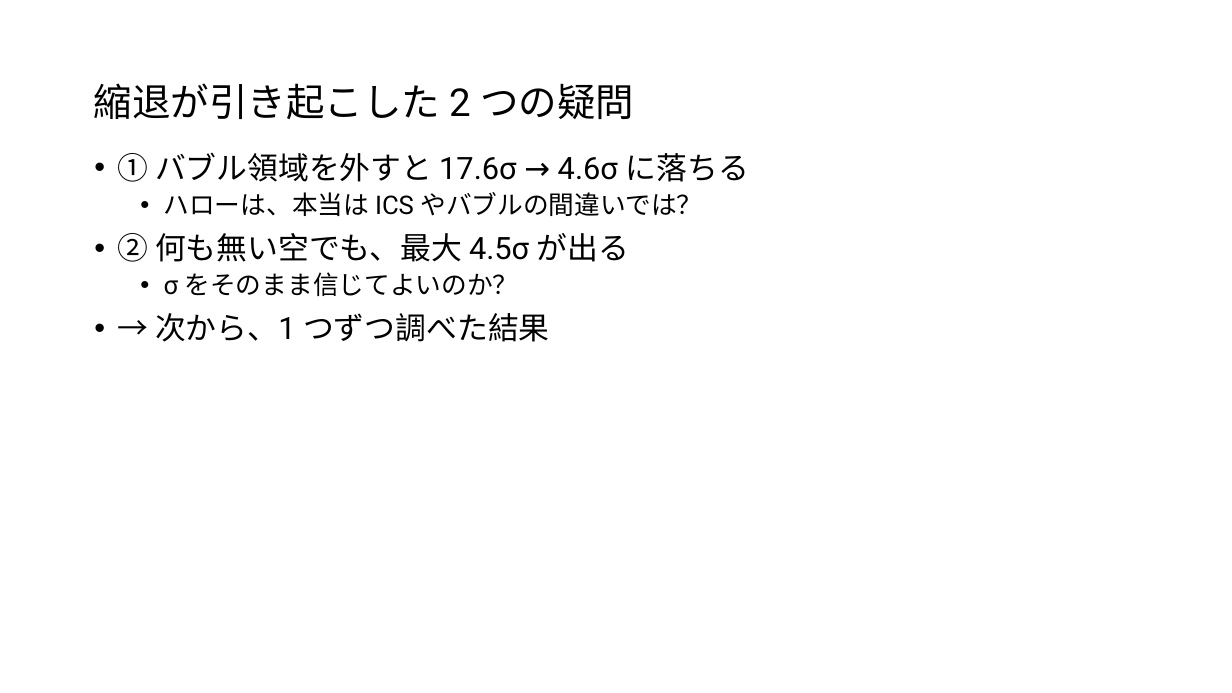
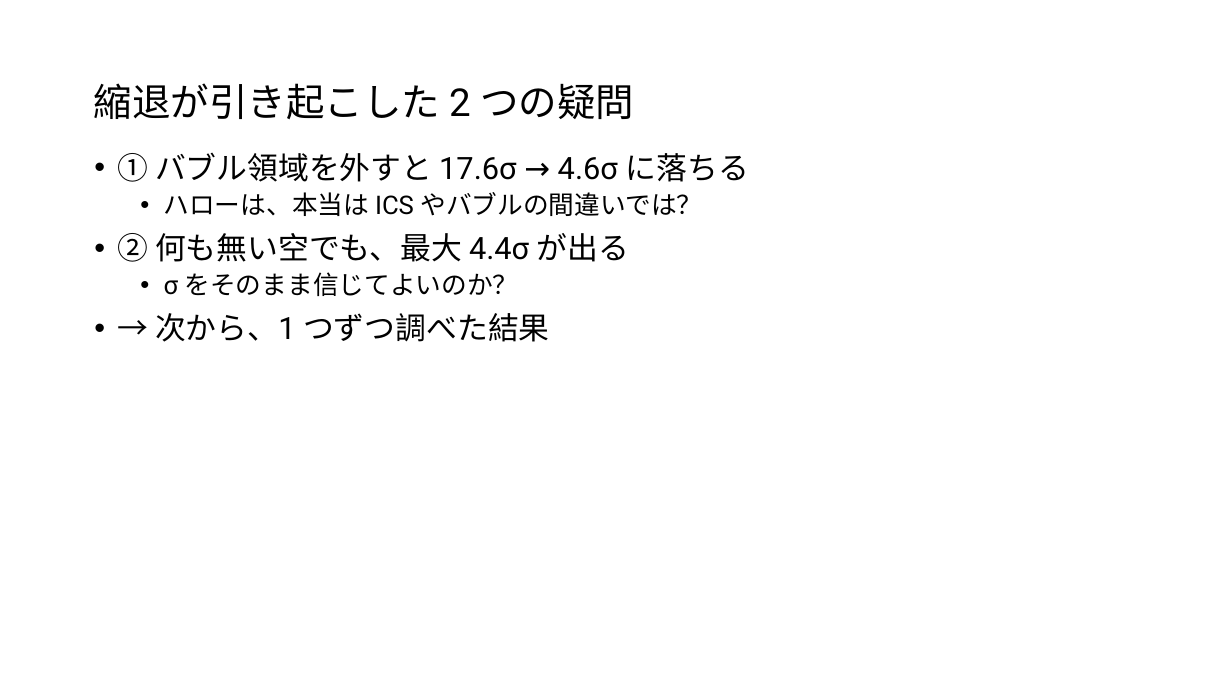
Before and after one commit to Mikann20041029/darkmatter-slides, a slide deck: slide 24 of slides/2026-10-03_研究進捗報告_claude_夕方版.pptx. Drawn at 1232x693 pixels with LibreOffice and Linux fonts; fonts in the diff are those of the drawing. Boxes give left, top, right and bottom in pixels: in the first picture for what was removed or moved away, otherwise in the second. Text is boxed around its words. In the diff, an @@ line names an element or a change of style, - is before the commit and + after.

```diff
--- a/slides/2026-10-03_研究進捗報告_claude_夕方版.pptx
+++ b/slides/2026-10-03_研究進捗報告_claude_夕方版.pptx
@@ text at [117,233,629,262]: text changed @@
-• ② 何も無い空でも、最大 4.5σ が出る
+• ② 何も無い空でも、最大 4.4σ が出る
```
Also in this commit, not shown: 4 other slides changed.
